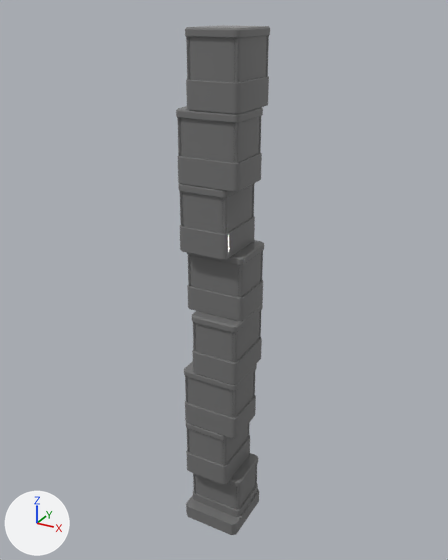
A saved change to the FBX model Assets/Models/Assets/Building_2.fbx.
Rendered twice from a 50 mm lens placed at (10.39, -18.82, 20.56), pointed at (-0.17, 0.39, 10.96). Every picture has the same lights, and +X, +Y and +Z are marked at lower left. The first picture is the older version. Where no turn or scale is listed for an object, it has been applied to the vertices.
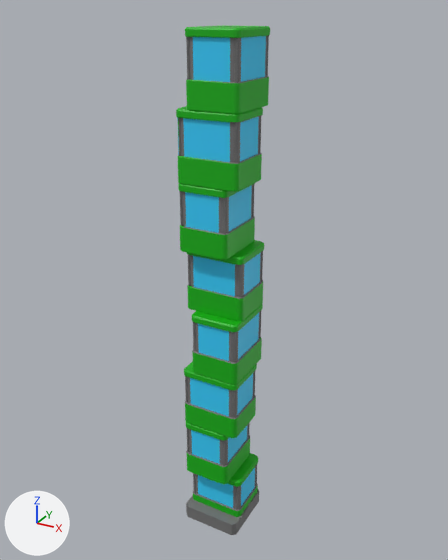
Where the change shows, as pixel boxes [x1, y1, x2, y2] in the pictures (448 x 560 px):
part 1 of me_mesh, recoloured (grey to green): [176, 26, 270, 517] in both
part 2 of me_mesh, recoloured (grey to cyan): [177, 36, 266, 162] in both
part 3 of me_mesh, recoloured (grey to cyan): [190, 313, 259, 508] in both
part 4 of me_mesh, recoloured (grey to cyan): [185, 185, 261, 296] in both

What changed in the scene script:
```text
Add mat_01___default_001:
    mat_01___default_001 = principled_material('01 - Default.001')
    mat_01___default_001.base_color = (0.178, 0.178, 0.178)  # grey #757575
    mat_01___default_001.roughness = 0.553
Add mat_material_006:
    mat_material_006 = principled_material('Material.006')
    mat_material_006.base_color = (0.0359, 0.631, 1.0)  # cyan #35d0ff
Add mat_material_005:
    mat_material_005 = principled_material('Material.005')
    mat_material_005.base_color = (0.00493, 0.443, 0.00323)  # green #0fb20b
Change me_mesh:
    where me_mesh.from_pydata(...)  # 2976 vertices, 5398 faces; spans x -1.3..1.3, y -1.3..1.3, z 0.0..20.0
    used by ob_box017; location = (0.0, 0.0, 0.0)
    me_mesh part 1: 3136 of the faces centred in x -1.2..1.2, y -1.2..1.2, z 0.3..20.0 switch from mat_01___default (grey #757575) to mat_material_005 (green #0fb20b)
    me_mesh part 2: 46 of the faces centred in x -1.1..1.1, y -1.1..1.1, z 16.4..19.3 switch from mat_01___default (grey #757575) to mat_material_006 (cyan #35d0ff)
    me_mesh part 3: 32 of the faces centred in x -1.1..1.1, y -1.1..1.1, z 1.4..9.3 switch from mat_01___default (grey #757575) to mat_material_006 (cyan #35d0ff)
    me_mesh part 4: 16 of the faces centred in x -1.1..1.1, y -1.1..1.1, z 11.4..14.3 switch from mat_01___default (grey #757575) to mat_material_006 (cyan #35d0ff)
    add me_mesh.materials.append(mat_01___default_001)  # grey #757575
```
